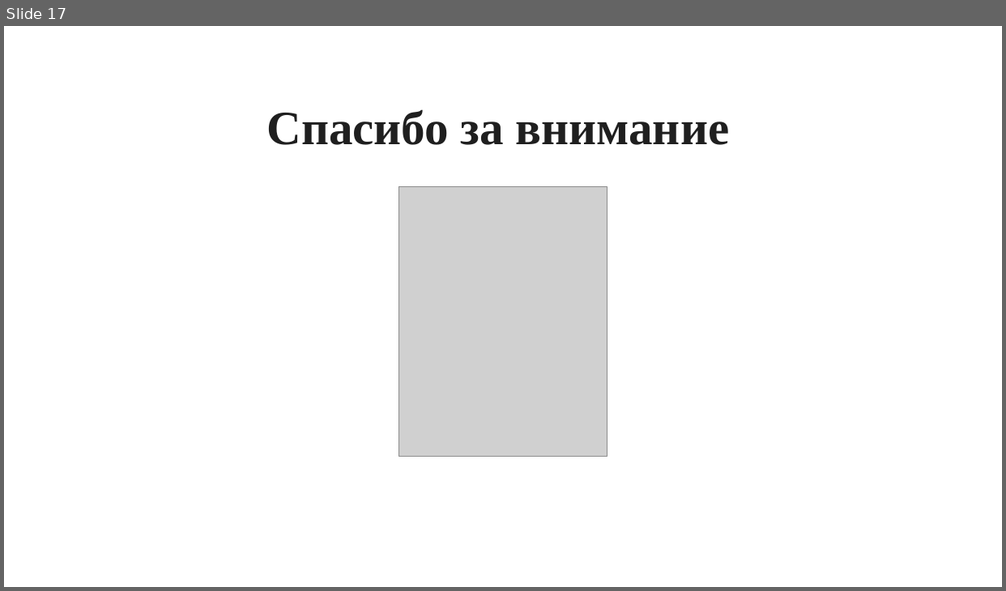
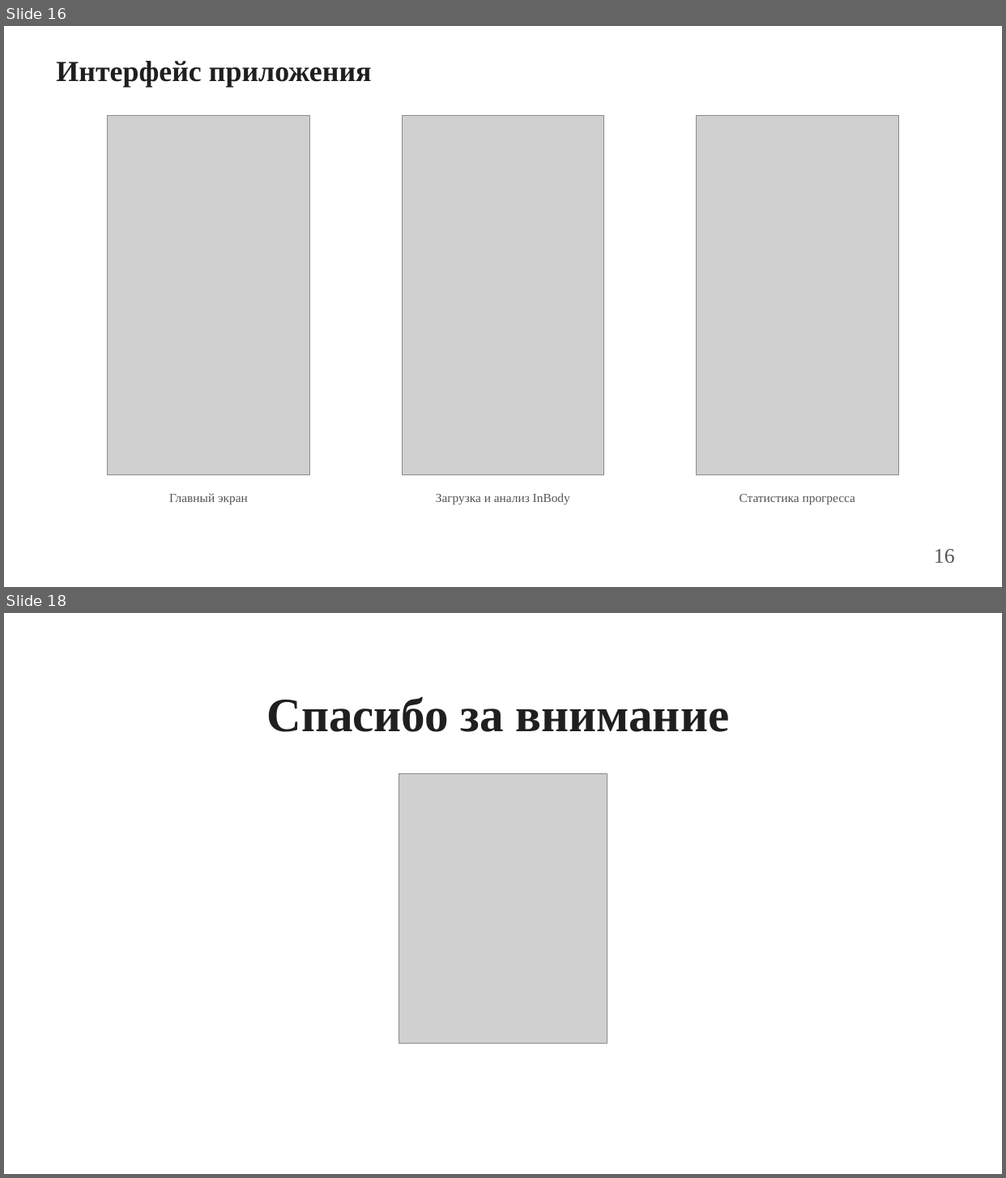
Before and after one commit to geox55/fitness-tracker, a slide deck: docs/thesis/presentation-maria.pptx. Shown one above the other, each under a label of ours: slide 17 before the commit, slides 16 and 18 after it; the slides between them are not shown. The pictures are 1006x591 and 1006x1178 pixels, drawn with LibreOffice and Linux fonts; fonts in the diff are those of the drawing; grey boxes stand for pictures. Boxes give left, top, right and bottom in pixels: in the first picture for what was removed or moved away, otherwise in the second. Text is boxed around its words. In the diff, an @@ line names an element or a change of style, - is before the commit and + after.

Commit message:
fix(pwa): экраны Политики/Условий + прод-URL для Android (фикс модерации)
Модерация отклонила приложение по двум причинам:
- при регистрации «ошибка соединения»: APK собирался без --dart-define,
  уходил на дефолт localhost. Добавлен make build-android с прод-URL.
- документы недоступны: ссылки на регистрации имели пустой onTap.
  Добавлены экраны /legal/{privacy,terms} (доступны без авторизации) +
  публичные web/{privacy,terms}.html для стор-листинга. Контакт: lapovama@gmail.com.

thesis: docx-генератор речи (gen_speech_docx.py) + слайд «Интерфейс приложения»
в презентации Маши, речь синхронизирована (18 слайдов).

```diff
--- a/docs/thesis/presentation-maria.pptx
+++ b/docs/thesis/presentation-maria.pptx
@@ slide 16 added at (4, 26, 1002, 587), background #FFFFFF @@
@@ text added at (56, 61, 372, 87), 28 pt, text #1F1F1F, bold @@
+Интерфейс приложения
@@ picture added at (108, 116, 309, 476) @@
@@ picture added at (403, 116, 604, 476) @@
@@ picture added at (697, 116, 898, 476) @@
@@ text added at (169, 493, 248, 505), 12 pt, text #555555 @@
+Главный экран
@@ text added at (436, 493, 570, 505), 12 pt, text #555555 @@
+Загрузка и анализ InBody
@@ text added at (739, 494, 855, 505), 12 pt, text #555555 @@
+Статистика прогресса
@@ text added at (934, 549, 955, 563), 20 pt, text #555555 @@
+16
@@ what was slide 17 is now slide 18 @@
```
Also in this commit, not shown: 1 slide changed, 11 other files.
